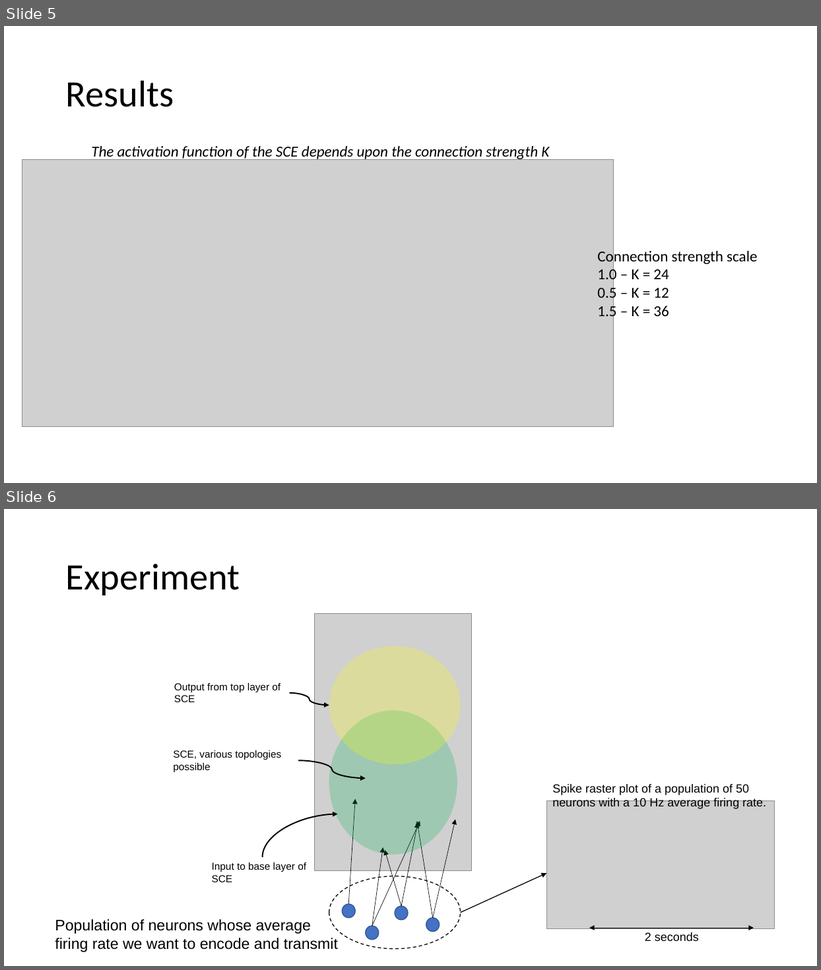
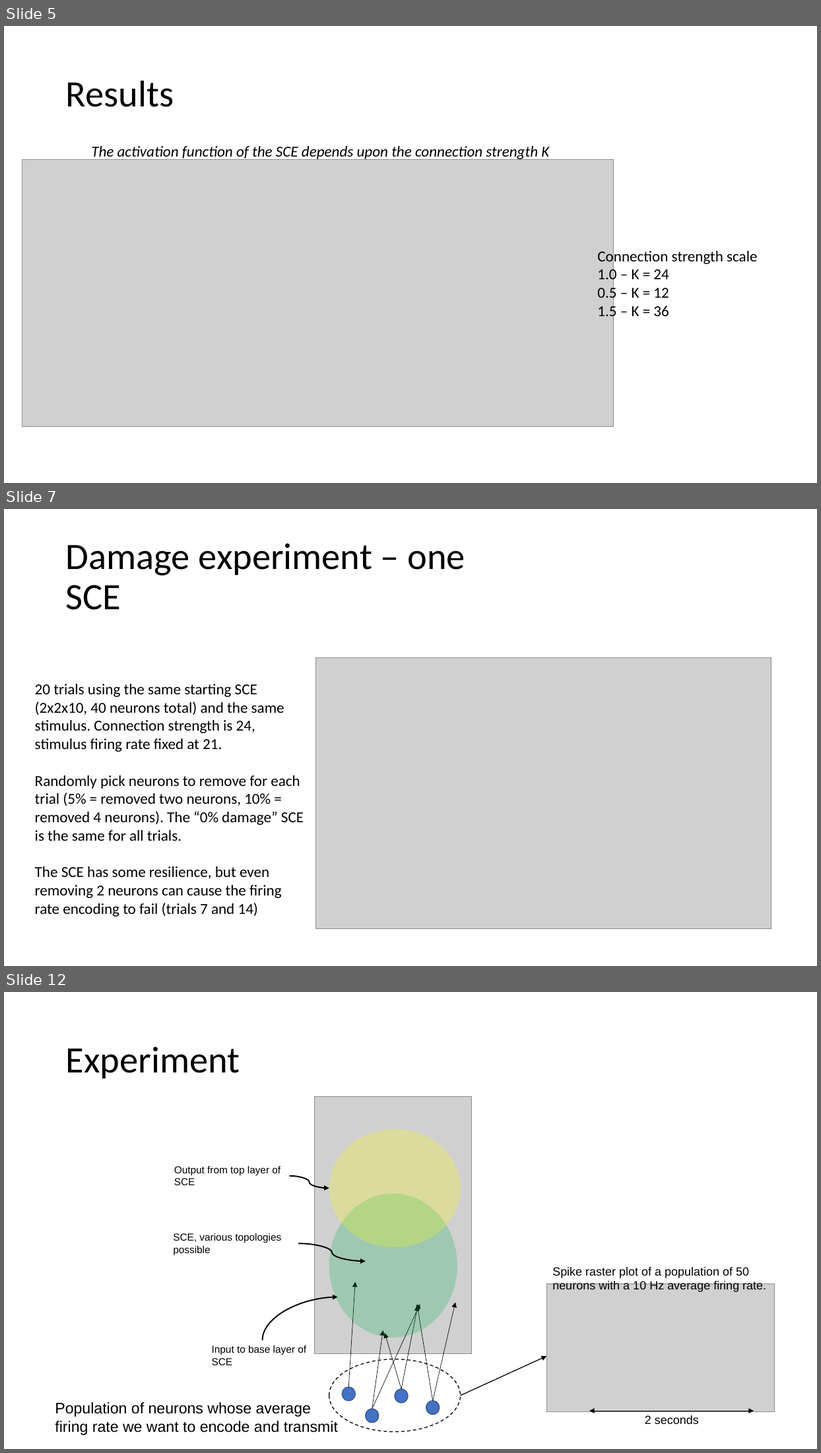
Before and after one commit to vbaker145/neuron, a slide deck: encoding_paper/Firing Rate Encoding Analysis.pptx. Shown one above the other, each under a label of ours: slides 5 and 6 before the commit, slides 5, 7 and 12 after it; the slides between them are not shown. The pictures are 821x970 and 821x1453 pixels, drawn with LibreOffice and Linux fonts; fonts in the diff are those of the drawing; grey boxes stand for pictures; background and template pictures are left out. Boxes give left, top, right and bottom in pixels: in the first picture for what was removed or moved away, otherwise in the second. Text is boxed around its words. In the diff, an @@ line names an element or a change of style, - is before the commit and + after.

Commit message:
Netowrk damage experiments. One big SCE andcoupled SCE are resilient, independent SCE are not

```diff
--- a/encoding_paper/Firing Rate Encoding Analysis.pptx
+++ b/encoding_paper/Firing Rate Encoding Analysis.pptx
@@ slide 7 added at (4, 509, 817, 966), background #FFFFFF @@
@@ title added at (66, 543, 465, 610), 44 pt, text #000000 @@
+Damage experiment – one SCE
@@ picture added at (316, 658, 771, 929) @@
@@ text added at (35, 684, 304, 917), 18 pt, text #000000 @@
+20 trials using the same starting SCE (2x2x10, 40 neurons total) and the same stimulus. Connection strength is 24, stimulus firing rate fixed at 21.
+Randomly pick neurons to remove for each trial (5% = removed two neurons, 10% = removed 4 neurons). The “0% damage” SCE is the same for all trials.
+The SCE has some resilience, but even removing 2 neurons can cause the firing rate encoding to fail (trials 7 and 14)
@@ what was slide 6 is now slide 12 @@
```
Also in this commit, not shown: 5 other slides added, 13 other files.
